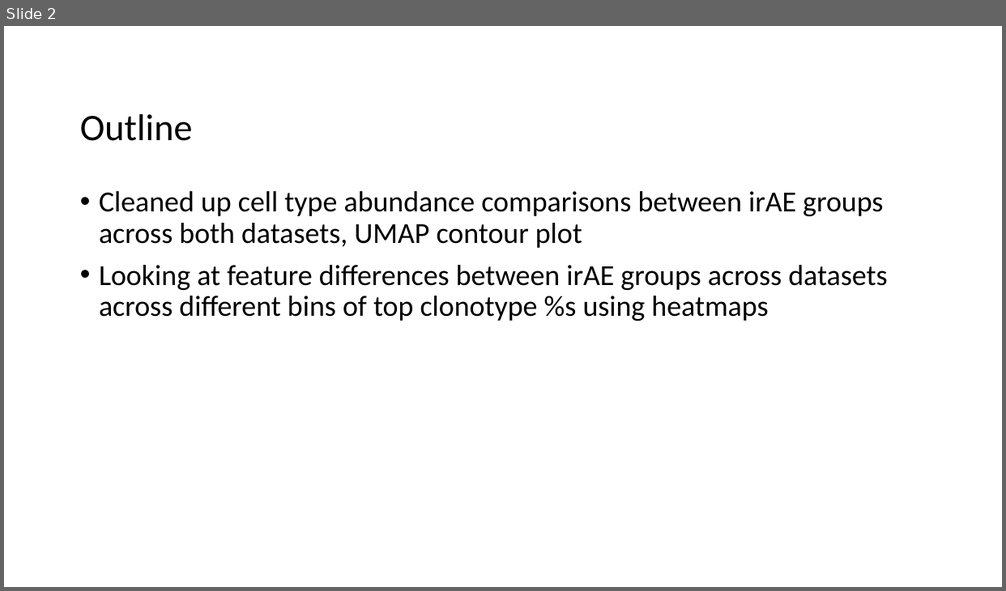
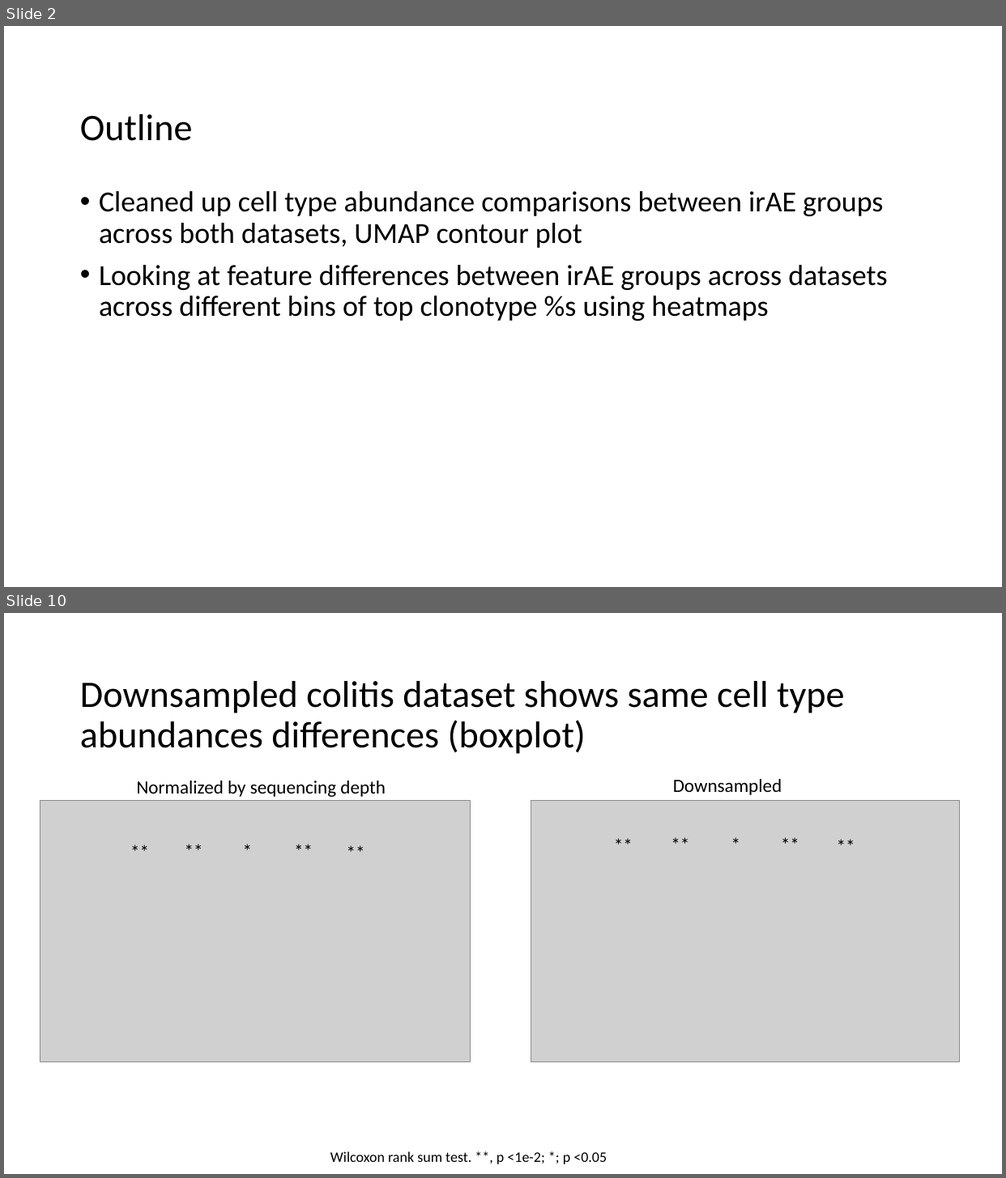
Before and after one commit to tybottorff/bottorffdocs, a slide deck: linsley_postdoc/presentations/weekly_meetings/1_11_24.pptx. Shown one above the other, each under a label of ours: slide 2 before the commit, slides 2 and 10 after it; the slides between them are not shown. The pictures are 1006x591 and 1006x1178 pixels, drawn with LibreOffice and Linux fonts; fonts in the diff are those of the drawing; grey boxes stand for pictures. Boxes give left, top, right and bottom in pixels: in the first picture for what was removed or moved away, otherwise in the second. Text is boxed around its words. In the diff, an @@ line names an element or a change of style, - is before the commit and + after.

```diff
--- a/linsley_postdoc/presentations/weekly_meetings/1_11_24.pptx
+++ b/linsley_postdoc/presentations/weekly_meetings/1_11_24.pptx
@@ slide 10 added at bbox=[4, 613, 1002, 1174], background #FFFFFF @@
@@ title added at bbox=[80, 681, 845, 754], 36 pt, text #000000 @@
+Downsampled colitis dataset shows same cell type abundances differences (boxplot)
@@ text added at bbox=[137, 781, 385, 797], 18 pt, text #000000 @@
+Normalized by sequencing depth
@@ text added at bbox=[673, 779, 782, 795], 18 pt, text #000000 @@
+Downsampled
@@ picture added at bbox=[40, 800, 471, 1062] @@
@@ picture added at bbox=[531, 800, 959, 1062] @@
@@ text added at bbox=[607, 830, 662, 860], 18 pt, text #000000 @@
+**
@@ text added at bbox=[663, 828, 719, 858], 18 pt, text #000000 @@
+**
@@ text added at bbox=[724, 829, 780, 859], 18 pt, text #000000 @@
+*
@@ text added at bbox=[774, 829, 829, 859], 18 pt, text #000000 @@
+**
@@ text added at bbox=[829, 831, 884, 861], 18 pt, text #000000 @@
+**
@@ text added at bbox=[123, 836, 178, 866], 18 pt, text #000000 @@
+**
@@ text added at bbox=[177, 835, 232, 865], 18 pt, text #000000 @@
+**
@@ text added at bbox=[236, 836, 291, 866], 18 pt, text #000000 @@
+*
@@ text added at bbox=[287, 836, 343, 866], 18 pt, text #000000 @@
+**
@@ text added at bbox=[339, 837, 394, 867], 18 pt, text #000000 @@
+**
@@ text added at bbox=[330, 1152, 607, 1165], 14 pt, text #000000 @@
+Wilcoxon rank sum test. **, p <1e-2; *; p <0.05
```
Also in this commit, not shown: 7 slides changed, 3 other slides added.
